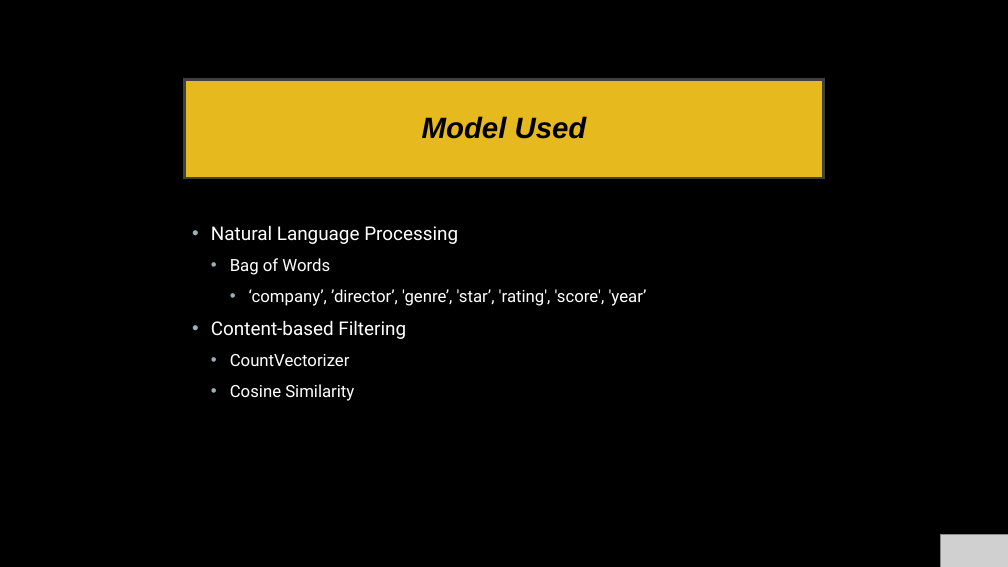
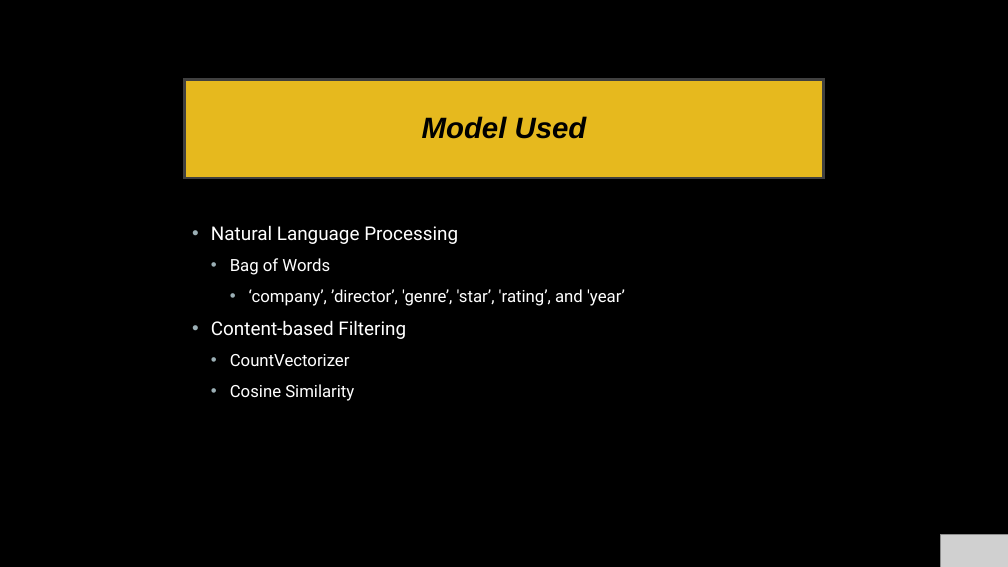
Before and after one commit to dimadnan/final_project, a slide deck: slide 11 of Final_Project.pptx (slide 10 before the commit). Drawn at 1008x567 pixels with LibreOffice and Linux fonts; fonts in the diff are those of the drawing; grey boxes stand for pictures. Boxes give left, top, right and bottom in pixels: in the first picture for what was removed or moved away, otherwise in the second. Text is boxed around its words. In the diff, an @@ line names an element or a change of style, - is before the commit and + after.

```diff
--- a/Final_Project.pptx
+++ b/Final_Project.pptx
@@ text at [249,289,625,306]: text changed @@
-    • ‘company’, ’director’, 'genre’, 'star’, 'rating', 'score', 'year’
+    • ‘company’, ’director’, 'genre’, 'star’, 'rating’, and 'year’
```
Also in this commit, not shown: 4 other slides changed, 1 slide added, 3 other files.
